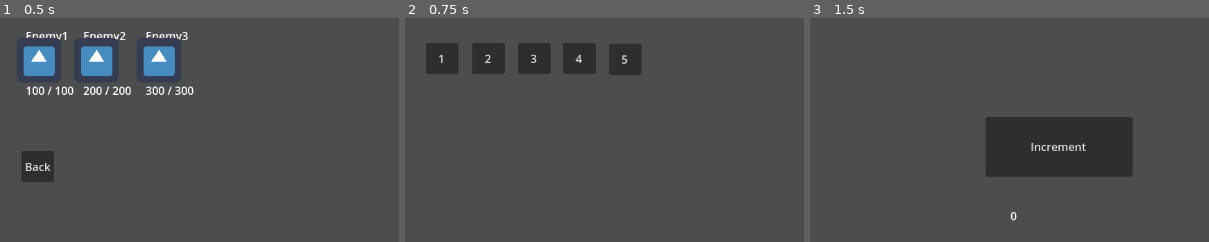
Above: before the commit, frames 1-3 (left to right).
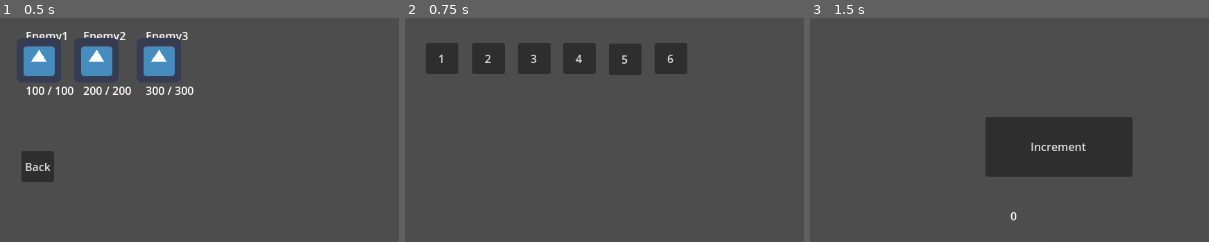
Above: after the commit, the same moments.

Repository: jiro4989/godot_practice
Game: Godot game, scene res://src/s005_enemy_ui/scene.tscn
Two runs of this game, one before a commit and one after it. Both use one fixed random seed, a clock stepped at 60 frames per second and the inputs below. This scene is started directly instead of the project's main scene. The engine's default icon, where the game draws it, is replaced by a stand-in: a white triangle on a blue panel in a dark square.
Inputs:
- Up to frame 1 (0.5 s): no input
- Up to frame 2 (0.75 s): click "Back" at 0.5 s
- Up to frame 3 (1.5 s): click "1" at 1.25 s
The pictures show only the part of the screen within x 0-50%, y 0-50%; the shares and areas given below are measured in that part.

Frame 1 is identical in both runs. In frame 2, 1.1% of the frame differs, in the area x 62-71%, y 11-25%; in frame 3, nothing differs.

Commit message:
add: 音楽を鳴らすシーンを追加

Diff:
--- a/Top.tscn
+++ b/Top.tscn
@@ -34,3 +34,8 @@
 position = Vector2(294, 37)
 label = "5"
 scene_path = "res://src/s005_enemy_ui/scene.tscn"
+
+[node name="Button006" parent="Control" instance=ExtResource("2")]
+position = Vector2(360, 36)
+label = "6"
+scene_path = "res://src/s006_bgm/scene.tscn"
--- /dev/null
+++ b/default_bus_layout.tres
@@ -0,0 +1,15 @@
+[gd_resource type="AudioBusLayout" format=3 uid="uid://frxswyg8xb2x"]
+
+[resource]
+bus/1/name = &"Music"
+bus/1/solo = false
+bus/1/mute = false
+bus/1/bypass_fx = false
+bus/1/volume_db = 0.0
+bus/1/send = &"Master"
+bus/2/name = &"SFX"
+bus/2/solo = false
+bus/2/mute = false
+bus/2/bypass_fx = false
+bus/2/volume_db = 0.0
+bus/2/send = &"Master"
--- a/src/s005_enemy_ui/enemy.gd
+++ b/src/s005_enemy_ui/enemy.gd
@@ -15,8 +15,8 @@
 func _process(delta):
 	hp_label.text = str(hp) + " / " + str(mhp)
 
-func add_damage(damage):
-	print("damage")
+func add_damage(damage: int):
+	print("damage", self)
 	var point = hp - damage
 	if point < 0:
 		point = 0
--- a/src/s005_enemy_ui/enemy.tscn
+++ b/src/s005_enemy_ui/enemy.tscn
@@ -1,11 +1,11 @@
-[gd_scene load_steps=4 format=2]
+[gd_scene load_steps=4 format=3 uid="uid://xq0k0rl6ln31"]
 
-[ext_resource path="res://icon.png" type="Texture2D" id=1]
-[ext_resource path="res://src/s005_enemy_ui/enemy.gd" type="Script" id=2]
-[ext_resource path="res://src/s005_enemy_ui/icon.gd" type="Script" id=3]
+[ext_resource type="Texture2D" uid="uid://dkog52s8wc6wv" path="res://icon.png" id="1"]
+[ext_resource type="Script" path="res://src/s005_enemy_ui/enemy.gd" id="2"]
+[ext_resource type="Script" path="res://src/s005_enemy_ui/icon.gd" id="3"]
 
 [node name="Node2D" type="Node2D"]
-script = ExtResource( 2 )
+script = ExtResource("2")
 enemy_name = "Dummy"
 mhp = 100
 
@@ -14,25 +14,15 @@
 offset_top = -47.0
 offset_right = 21.0
 offset_bottom = -33.0
-align = 1
-valign = 1
-__meta__ = {
-"_edit_use_anchors_": false
-}
 
 [node name="HPLabel" type="Label" parent="."]
 offset_left = -19.0
 offset_top = 32.0
 offset_right = 21.0
 offset_bottom = 46.0
-align = 1
-valign = 1
-__meta__ = {
-"_edit_use_anchors_": false
-}
 
 [node name="Icon" type="Sprite2D" parent="."]
-texture = ExtResource( 1 )
-script = ExtResource( 3 )
+texture = ExtResource("1")
+script = ExtResource("3")
 
 [connection signal="add_damage" from="Icon" to="." method="add_damage"]
--- a/src/s005_enemy_ui/icon.gd
+++ b/src/s005_enemy_ui/icon.gd
@@ -1,17 +1,15 @@
 extends Sprite2D
 
-signal add_damage(damage)
+signal add_damage(damage: int)
 
 func _ready():
 	pass
 
 func _input(event):
-	#print("Input")
 	if event is InputEventMouseButton \
 	and event.button_index == MOUSE_BUTTON_LEFT \
 	and event.is_pressed():
 		self.on_click()
 
 func on_click():
-	#print("Click")
-	emit_signal("add_damage", 5)
+	add_damage.emit(5)
--- a/src/s005_enemy_ui/scene.tscn
+++ b/src/s005_enemy_ui/scene.tscn
@@ -1,23 +1,23 @@
-[gd_scene load_steps=3 format=2]
+[gd_scene load_steps=3 format=3 uid="uid://bgydpqn1xjdn7"]
 
-[ext_resource path="res://src/s005_enemy_ui/enemy.tscn" type="PackedScene" id=1]
-[ext_resource path="res://src/s000_top/top_button.tscn" type="PackedScene" id=2]
+[ext_resource type="PackedScene" uid="uid://xq0k0rl6ln31" path="res://src/s005_enemy_ui/enemy.tscn" id="1"]
+[ext_resource type="PackedScene" path="res://src/s000_top/top_button.tscn" id="2"]
 
 [node name="Node2D" type="Node2D"]
 
-[node name="Enemy1" parent="." instance=ExtResource( 1 )]
-position = Vector2( 56, 61 )
+[node name="Enemy1" parent="." instance=ExtResource("1")]
+position = Vector2(56, 61)
 enemy_name = "Enemy1"
 
-[node name="Enemy2" parent="." instance=ExtResource( 1 )]
-position = Vector2( 139, 61 )
+[node name="Enemy2" parent="." instance=ExtResource("1")]
+position = Vector2(139, 61)
 enemy_name = "Enemy2"
 mhp = 200
 
-[node name="Enemy3" parent="." instance=ExtResource( 1 )]
-position = Vector2( 229, 61 )
+[node name="Enemy3" parent="." instance=ExtResource("1")]
+position = Vector2(229, 61)
 enemy_name = "Enemy3"
 mhp = 300
 
-[node name="TopButton" parent="." instance=ExtResource( 2 )]
-position = Vector2( 31, 192 )
+[node name="TopButton" parent="." instance=ExtResource("2")]
+position = Vector2(31, 192)
--- /dev/null
+++ b/src/s006_bgm/Music.gd
@@ -0,0 +1,31 @@
+extends AudioStreamPlayer2D
+
+var playback_position: float
+
+# Called when the node enters the scene tree for the first time.
+func _ready():
+	self.stream_paused = true
+
+
+# Called every frame. 'delta' is the elapsed time since the previous frame.
+func _process(delta):
+	pass
+
+func play_music() -> void:
+	self.play()
+	# 途中まで再生した音楽の位置から再開
+	self.seek(playback_position)
+
+func stop_music() -> void:
+	# 途中まで再生した音楽の位置を記憶
+	playback_position = self.get_playback_position()
+	self.stop()
+
+func _on_start_music_pressed():
+	print("start music")
+	play_music()
+
+
+func _on_stop_music_pressed():
+	print("stop music")
+	stop_music()
--- /dev/null
+++ b/src/s006_bgm/StartMusic.gd
@@ -0,0 +1,14 @@
+extends Button
+
+
+# Called when the node enters the scene tree for the first time.
+func _ready():
+	pass # Replace with function body.
+
+
+# Called every frame. 'delta' is the elapsed time since the previous frame.
+func _process(delta):
+	pass
+
+func _on_Button_pressed():
+	pass
--- /dev/null
+++ b/src/s006_bgm/VolumeSlider.gd
@@ -0,0 +1,20 @@
+extends HSlider
+
+@export var bus_name: String
+var bus_index: int
+
+# Called when the node enters the scene tree for the first time.
+func _ready():
+	bus_index = AudioServer.get_bus_index(bus_name)
+	# 値が変更されるのをトリガーに値を更新する
+	value_changed.connect(_on_value_changed)
+
+	# 初期化時にスライダーに反映する
+	value = db_to_linear(AudioServer.get_bus_volume_db(bus_index))
+
+func _on_value_changed(value: float) -> void:
+	AudioServer.set_bus_volume_db(bus_index, linear_to_db(value))
+
+# Called every frame. 'delta' is the elapsed time since the previous frame.
+func _process(delta):
+	pass
--- /dev/null
+++ b/src/s006_bgm/scene.tscn
@@ -0,0 +1,49 @@
+[gd_scene load_steps=6 format=3 uid="uid://ckbmwje4phm53"]
+
+[ext_resource type="AudioStream" uid="uid://d27wa13qrmy6k" path="res://src/s006_bgm/sample.mp3" id="1_mxj7x"]
+[ext_resource type="Script" path="res://src/s006_bgm/StartMusic.gd" id="1_sqqkl"]
+[ext_resource type="Script" path="res://src/s006_bgm/VolumeSlider.gd" id="1_tuhey"]
+[ext_resource type="PackedScene" path="res://src/s000_top/top_button.tscn" id="2_kdnts"]
+[ext_resource type="Script" path="res://src/s006_bgm/Music.gd" id="3_mnual"]
+
+[node name="scene" type="Node2D"]
+
+[node name="StartMusic" type="Button" parent="."]
+offset_left = 55.0
+offset_top = 33.0
+offset_right = 249.0
+offset_bottom = 98.0
+text = "Start Music"
+script = ExtResource("1_sqqkl")
+
+[node name="StopMusic" type="Button" parent="."]
+offset_left = 272.0
+offset_top = 33.0
+offset_right = 466.0
+offset_bottom = 98.0
+text = "Stop Music"
+
+[node name="Music" type="AudioStreamPlayer2D" parent="."]
+stream = ExtResource("1_mxj7x")
+autoplay = true
+bus = &"Music"
+script = ExtResource("3_mnual")
+
+[node name="SFX" type="AudioStreamPlayer2D" parent="."]
+bus = &"SFX"
+
+[node name="VolumeSlider" type="HSlider" parent="."]
+offset_left = 55.0
+offset_top = 117.0
+offset_right = 466.0
+offset_bottom = 173.0
+max_value = 1.0
+step = 0.001
+script = ExtResource("1_tuhey")
+bus_name = "Music"
+
+[node name="TopButton" parent="." instance=ExtResource("2_kdnts")]
+position = Vector2(55, 192)
+
+[connection signal="pressed" from="StartMusic" to="Music" method="_on_start_music_pressed"]
+[connection signal="pressed" from="StopMusic" to="Music" method="_on_stop_music_pressed"]
Not shown, added: src/s006_bgm/sample.mp3.import
Not shown, changed: README.adoc
Not shown, added: src/s006_bgm/sample.mp3
